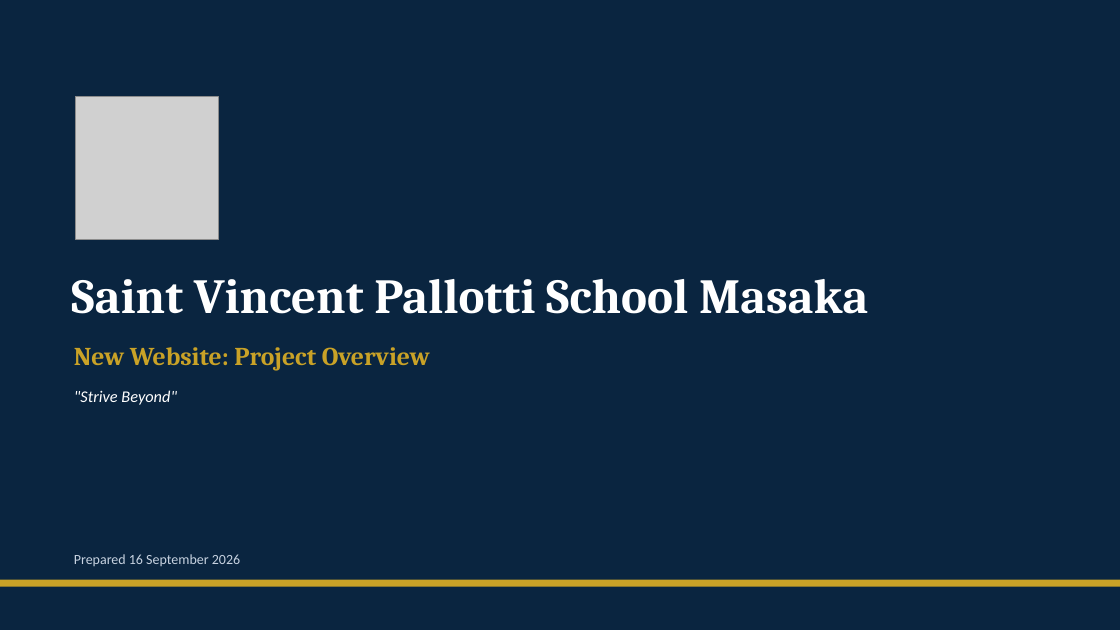
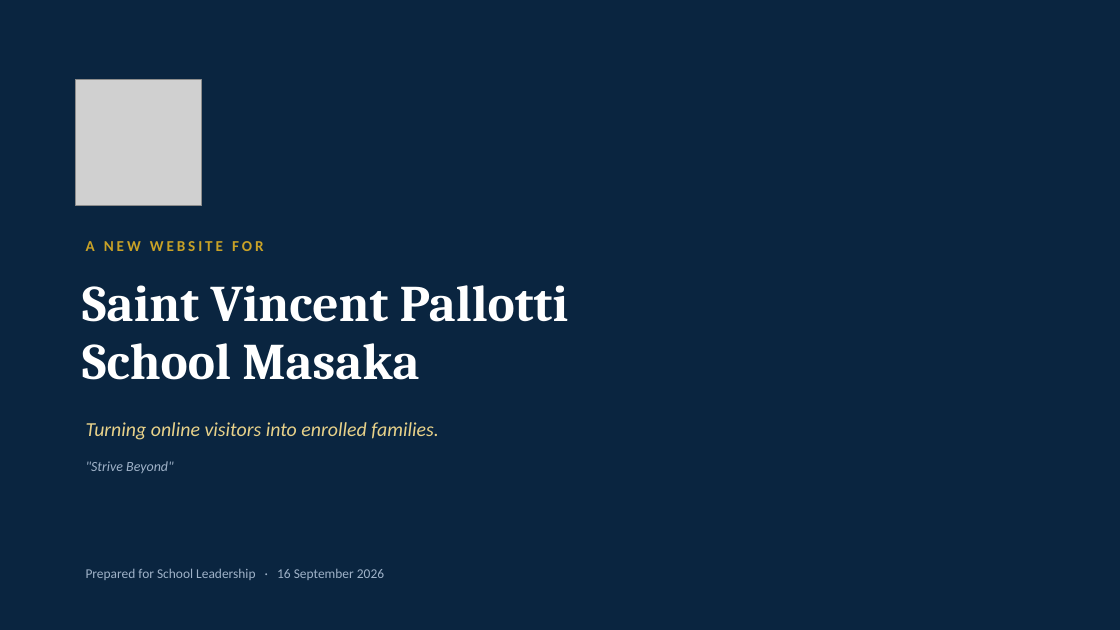
Before and after one commit to Icyubahiro-Jay-P/st-vincent-pallotti-masaka, a slide deck: slide 1 of Pallotti-Masaka-Website-Presentation.pptx. Drawn at 1120x630 pixels with LibreOffice and Linux fonts; fonts in the diff are those of the drawing; grey boxes stand for pictures. Boxes give left, top, right and bottom in pixels: in the first picture for what was removed or moved away, otherwise in the second. Text is boxed around its words. In the diff, an @@ line names an element or a change of style, - is before the commit and + after.

Commit message:
feat: update Pallotti-Masaka website presentation file

```diff
--- a/Pallotti-Masaka-Website-Presentation.pptx
+++ b/Pallotti-Masaka-Website-Presentation.pptx
@@ background #FFFFFF to #0A2540 @@
@@ rectangle removed at (0,0,1120,630) @@
@@ picture: place and size @@
-picture at (76,97,218,239)
+picture at (76,80,202,206)
@@ text "Saint Vincent Pallotti" at (82,285,569,380): vertical alignment top to middle @@
@@ text added at (86,241,263,251), 13 pt, text #C9A227, bold @@
+A NEW WEBSITE FOR
@@ text at (82,285,569,380): text changed; size 42 to 44 pt @@
-Saint Vincent Pallotti School Masaka
+Saint Vincent Pallotti
+School Masaka
@@ text removed at (74,347,430,371) @@
-New Website: Project Overview
@@ text added at (86,422,439,440), 17 pt, text #E8D28A, italic @@
+Turning online visitors into enrolled families.
@@ text ""Strive Beyond"": place and size @@
-text ""Strive Beyond"" at (74,390,177,405)
+text ""Strive Beyond"" at (86,461,174,473)
@@ text ""Strive Beyond"" at (86,461,174,473): size 14 to 12 pt, text colour #FFFFFF to #9FB2C8; vertical alignment top to middle @@
@@ text "Prepared for School Leadership · ..." at (86,568,384,580): vertical alignment top to middle @@
@@ text at (86,568,384,580): text changed; size 12 to 11.5 pt; text colour #C7D2E0 to #9FB2C8 @@
-Prepared 16 September 2026
+Prepared for School Leadership · 16 September 2026
@@ rectangle removed at (0,580,1120,586) @@
```
Also in this commit, not shown: 9 slides added, 10 slides removed.
